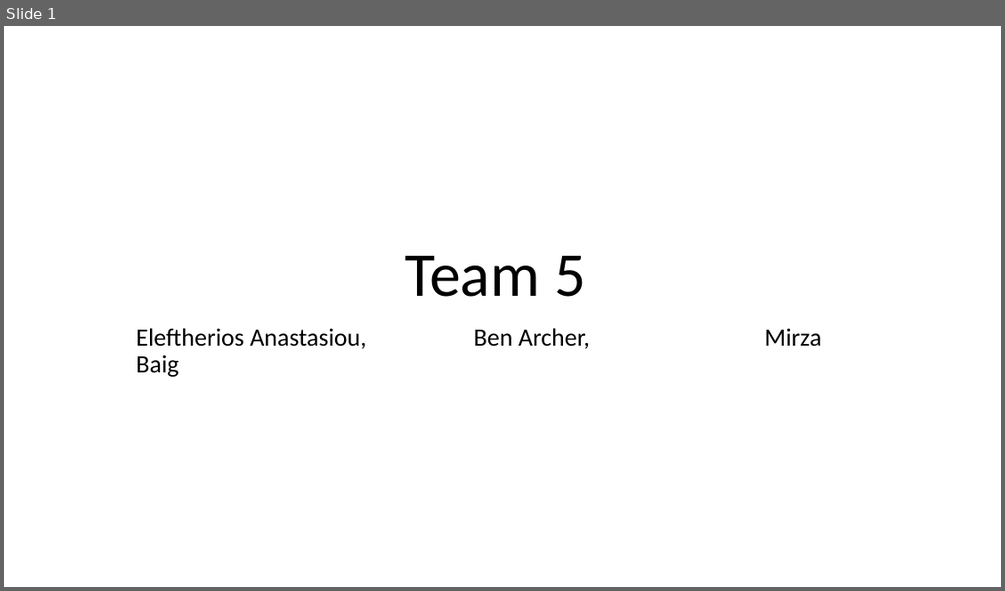
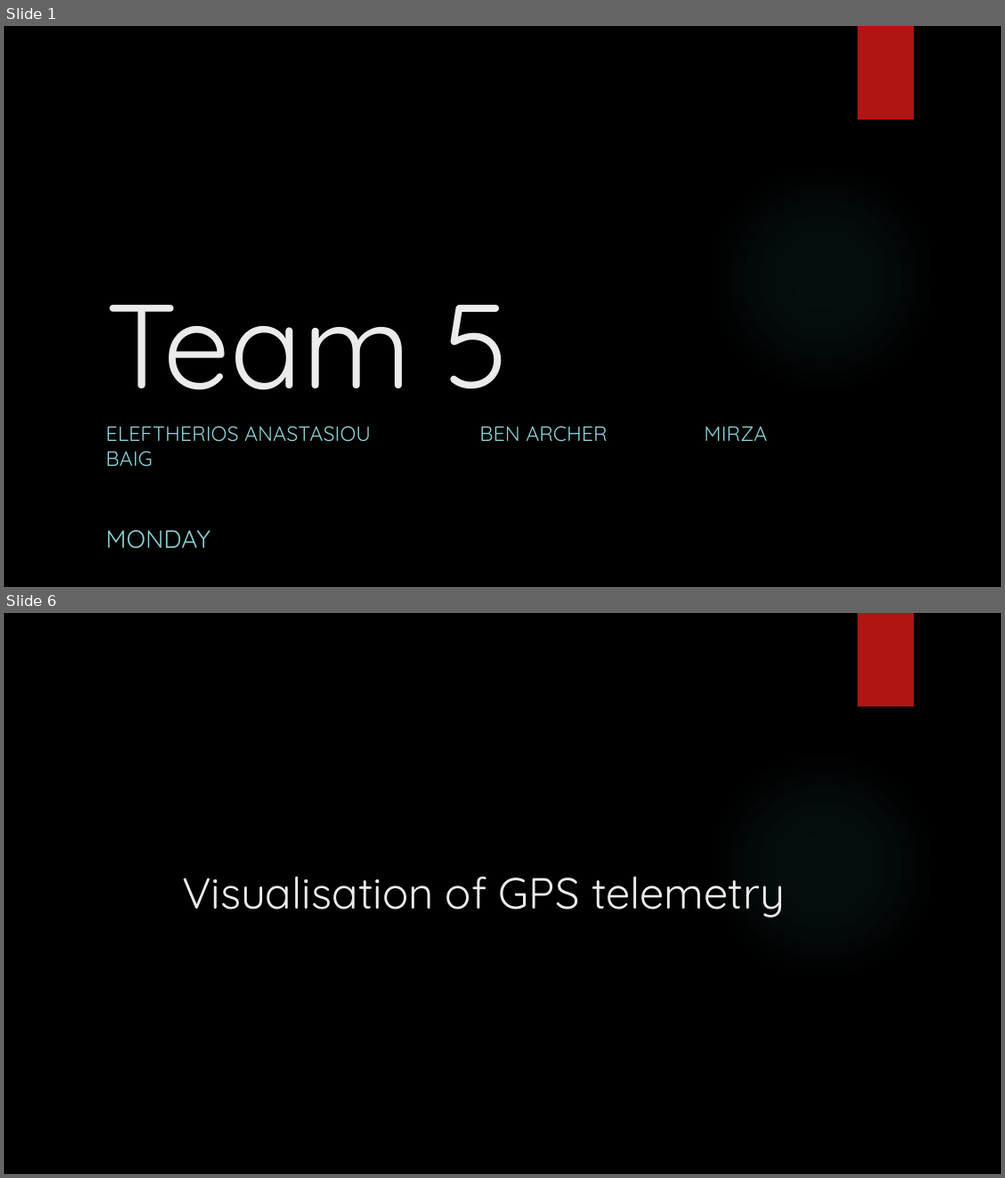
Before and after one commit to Archer-Ben/IndustryProject, a slide deck: Team 5 team project.pptx. Shown one above the other, each under a label of ours: slide 1 before the commit, slides 1 and 6 after it; the slides between them are not shown. The pictures are 1005x591 and 1005x1178 pixels, drawn with LibreOffice and Linux fonts; fonts in the diff are those of the drawing; background and template pictures are left out. Boxes give left, top, right and bottom in pixels: in the first picture for what was removed or moved away, otherwise in the second. Text is boxed around its words. In the diff, an @@ line names an element or a change of style, - is before the commit and + after.

```diff
--- a/Team 5 team project.pptx
+++ b/Team 5 team project.pptx
@@ slide 6 added at <box>4,613,1001,1174</box>, background picture (left out); not listed: 2 template elements that a slide beside it also shows @@
@@ title added at <box>182,876,785,917</box>, 42 pt, text #EBEBEB @@
+Visualisation of GPS telemetry
@@ slide 1 changed as well @@
@@ background #FFFFFF to picture (left out) @@
@@ rectangle added at <box>858,26,914,119</box>, fill #B01513 @@
@@ title "Team 5": place and size @@
-title "Team 5" at <box>404,256,585,297</box>
+title "Team 5" at <box>105,305,510,390</box>
@@ title "Team 5" at <box>105,305,510,390</box>: size 60 to 115 pt, font Calibri to Quicksand, text colour #000000 to #EBEBEB; alignment centre to left; line spacing 0.9 to 1 @@
@@ ellipse added at <box>708,163,938,394</box>, fill gradient #50B9C1 @@
@@ subtitle at <box>105,426,767,442</box>: text changed; size 24 to 20 pt; font Calibri to Quicksand; text colour #000000 to #8AD0D6 @@
-Eleftherios Anastasiou, Ben Archer, Mirza Baig
+ELEFTHERIOS ANASTASIOU BEN ARCHER MIRZA BAIG
+MONDAY
```
Also in this commit, not shown: 9 other slides added.
